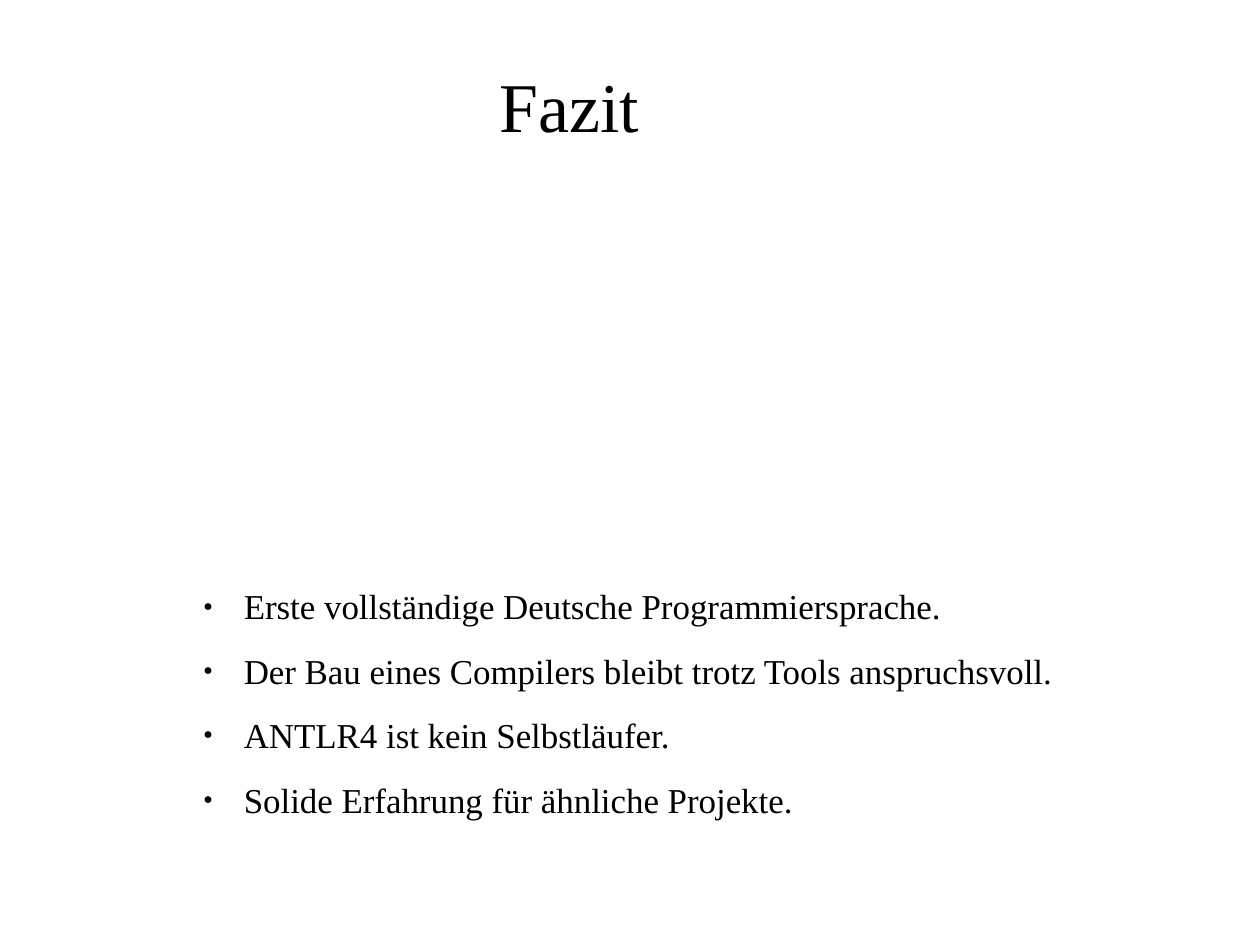
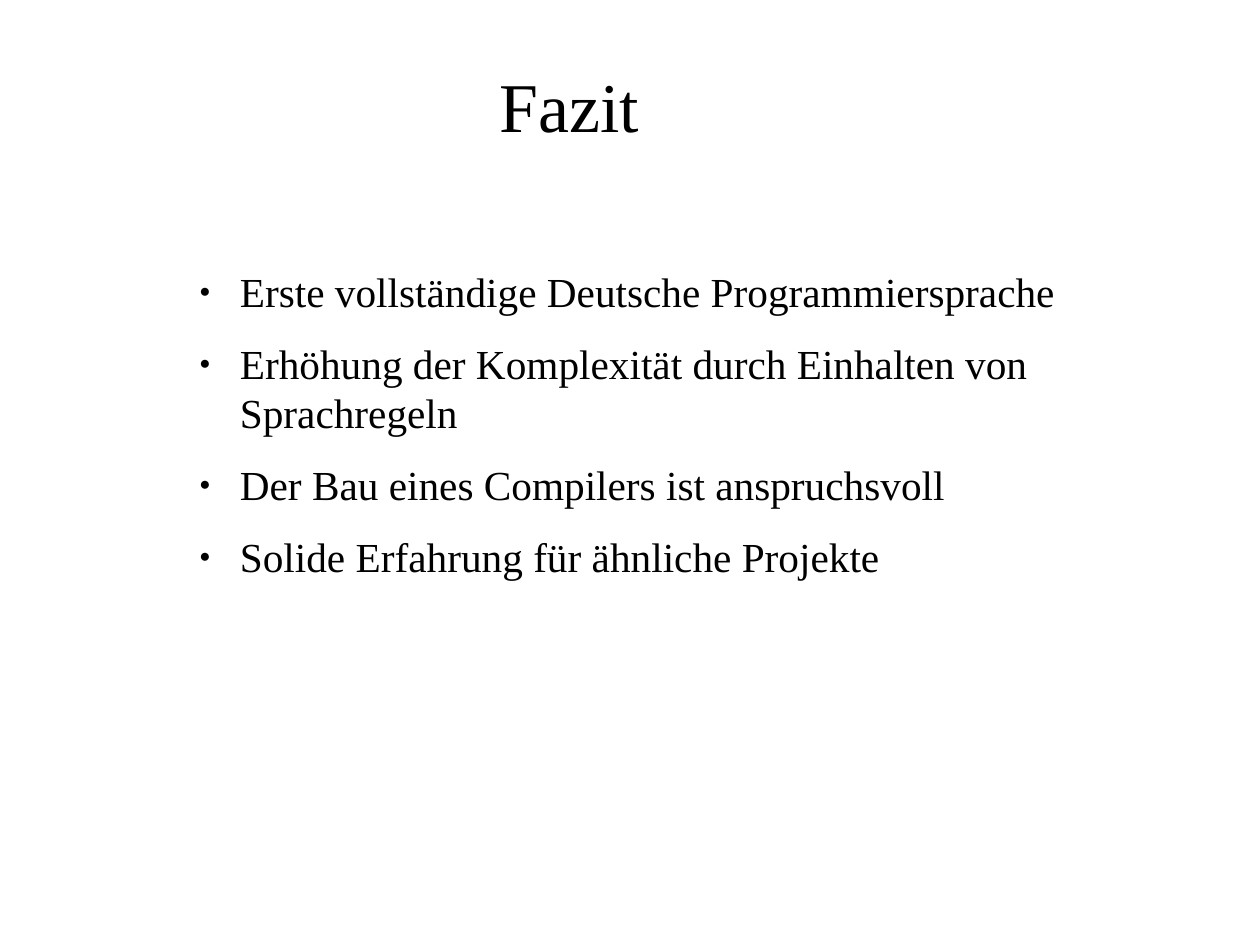
Before and after one commit to MasterInformatikHsBochum/Eine-deutsche-Praesentation, a slide deck: slide 11 of Präsentation.odp. Drawn at 1260x945 pixels with LibreOffice and Linux fonts; fonts in the diff are those of the drawing; background and template pictures are left out. Boxes give left, top, right and bottom in pixels: in the first picture for what was removed or moved away, otherwise in the second. Text is boxed around its words. In the diff, an @@ line names an element or a change of style, - is before the commit and + after.

```diff
--- a/Präsentation.odp
+++ b/Präsentation.odp
@@ text at (x1=240, y1=278, x2=1055, y2=581): text changed; size 22 to 26 pt @@
-● Erste vollständige Deutsche Programmiersprache.
-● Der Bau eines Compilers bleibt trotz Tools anspruchsvoll.
-● ANTLR4 ist kein Selbstläufer.
-● Solide Erfahrung für ähnliche Projekte.
+● Erste vollständige Deutsche Programmiersprache
+● Erhöhung der Komplexität durch Einhalten von Sprachregeln
+● Der Bau eines Compilers ist anspruchsvoll
+● Solide Erfahrung für ähnliche Projekte
```
Also in this commit, not shown: 7 other slides changed, 1 other file.
